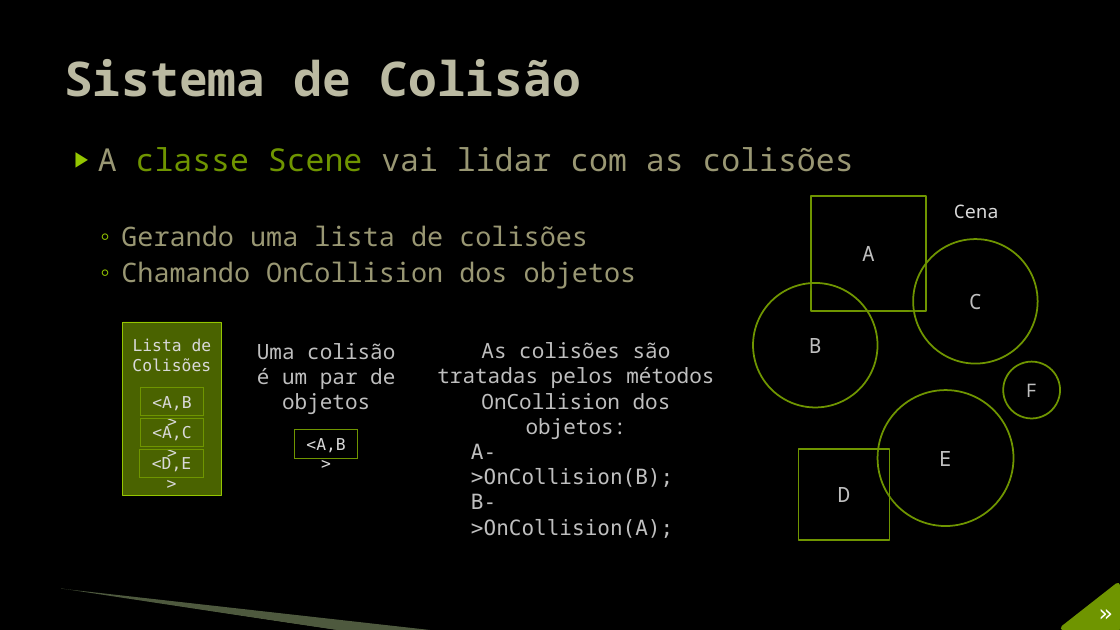
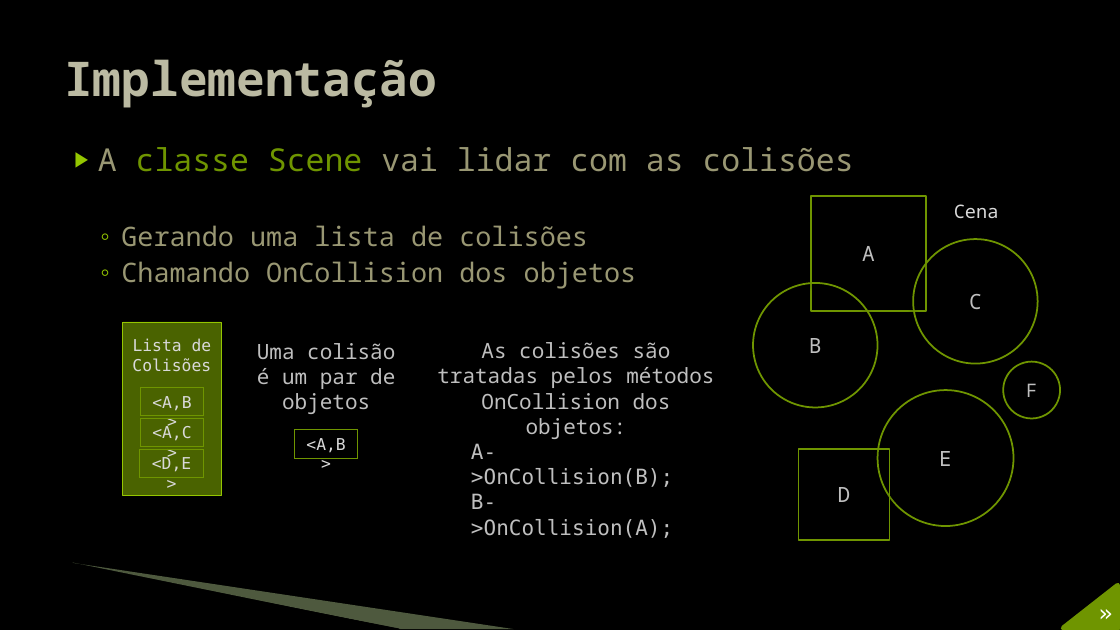
Before and after one commit to JudsonSS/Jogos, a slide deck: slide 19 of Slides/10. Detecção de Colisão.pptx (slide 17 before the commit). Drawn at 1120x630 pixels with LibreOffice and Linux fonts; fonts in the diff are those of the drawing; background and template pictures are left out. Boxes give left, top, right and bottom in pixels: in the first picture for what was removed or moved away, otherwise in the second. Text is boxed around its words. In the diff, an @@ line names an element or a change of style, - is before the commit and + after.

```diff
--- a/Slides/10. Detecção de Colisão.pptx
+++ b/Slides/10. Detecção de Colisão.pptx
@@ title at box(64, 59, 437, 108): text changed @@
-Sistema de Colisão
+Implementação
@@ freeform shape: place and size @@
-freeform shape at box(60, 590, 340, 630)
+freeform shape at box(71, 565, 400, 629)
@@ freeform shape: place and size @@
-freeform shape at box(61, 589, 437, 630)
+freeform shape at box(73, 563, 514, 629)
```
Also in this commit, not shown: 17 other slides changed, 2 slides added.
